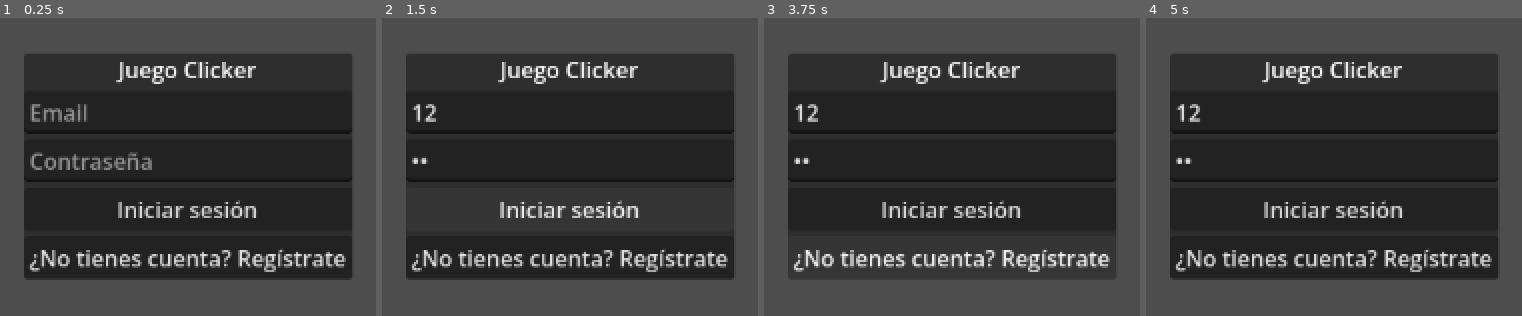
Above: before the commit, frames 1-4 (left to right).
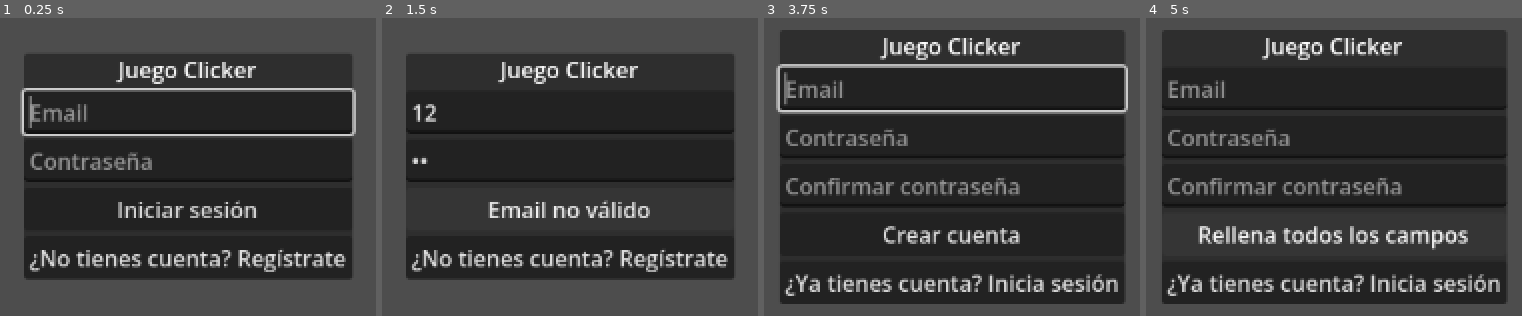
Above: after the commit, the same moments.

Repository: FormosoCrl/Juego-Clicker-Sin-Nombre-Por-Ahora
Game: Godot game, scene res://scenes/Login.tscn
Two runs of this game, one before a commit and one after it. Both use one fixed random seed, a clock stepped at 60 frames per second and the inputs below.
Inputs (mouse positions are in pixels of both pictures, inside the frame that each line leads up to):
- Up to frame 1 (0.25 s): no input
- Up to frame 2 (1.5 s): click (570, 113) at 0.52 s; type "12" at 0.6 s; click (570, 161) at 0.75 s; type "12" at 0.83 s; click "Iniciar sesión" at 1.25 s
- Up to frame 3 (3.75 s): click "Iniciar sesión" (after the commit: "Email no válido") at 2 s; click "Iniciar sesión" (after the commit: "Email no válido") at 2.75 s; click "¿No tienes cuenta? Regístrate" at 3.5 s
- Up to frame 4 (5 s): click (1334, 235) at 4.25 s, where only the run after the commit has a clickable "Crear cuenta"

The runs differ from the first frame. In frame 1, 2.2% of the frame differs, in the area x 5-95%, y 23-40%; in frame 2, 1.5%; in frame 3, 29%, in the area x 3-97%, y 4-96%; in frame 4, 27%.
Error before the commit: Parse Error: Unexpected identifier "to_register_button" in class body. (res://scripts/login.gd:99)

Commit message:
fix(login): restore indentation of to_register_button.disabled line

Diff:
--- a/juego-clicker/scripts/login.gd
+++ b/juego-clicker/scripts/login.gd
@@ -96,7 +96,7 @@
 	else:
 		login_button.disabled = loading
 		login_button.text = "Cargando..." if loading else "Iniciar sesión"
-to_register_button.disabled = loading
+		to_register_button.disabled = loading
 
 # ─── ACCIONES ─────────────────────────────────────────────────────────────────
 
